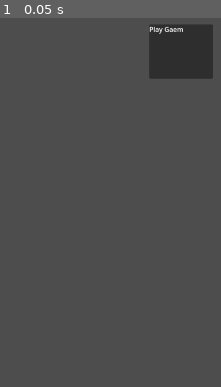
Above: before the commit, frame 1.
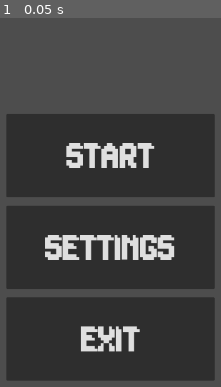
Above: after the commit, the same moment.

Repository: TresSims/Nickel2Danmaku
Game: Godot game, scene res://Levels/MainMenu/MainMenu.tscn
The game is run twice, just before and just after one commit, with the same random seed, the same clock (stepped at 60 frames per second) and the same inputs.
Inputs:
- Up to frame 1 (0.05 s): no input

The runs differ from the first frame. In frame 1, 66% of the frame differs, in the area x 3-97%, y 1-99%.

Commit message:
Created base UI Main Menu Theme

Diff:
--- a/Levels/MainMenu/Button.gd
+++ b/Levels/MainMenu/Button.gd
@@ -1,8 +1,8 @@
 extends Button
 
 func _ready():
-        print("Button Ready")
-        self.pressed.connect(self._button_pressed)
+		print("Button Ready")
+		self.pressed.connect(self._button_pressed)
 
 func _button_pressed():
-        get_tree().change_scene_to_file("res://Levels/Level1/Level1.tscn")
+		get_tree().change_scene_to_file("res://Levels/Level1/Level1.tscn")
--- a/Levels/MainMenu/MainMenu.tscn
+++ b/Levels/MainMenu/MainMenu.tscn
@@ -1,25 +1,58 @@
-[gd_scene load_steps=2 format=3 uid="uid://drpb0wnq2uww2"]
+[gd_scene load_steps=3 format=3 uid="uid://drpb0wnq2uww2"]
 
+[ext_resource type="Theme" uid="uid://52nlwpn2gx15" path="res://UI/Base Theme.tres" id="1_a2fnp"]
 [ext_resource type="Script" path="res://Levels/MainMenu/Button.gd" id="1_m3bq3"]
 
-[node name="Control" type="Control"]
-layout_mode = 3
-anchors_preset = 15
-anchor_right = 1.0
-anchor_bottom = 1.0
-grow_horizontal = 2
-grow_vertical = 2
+[node name="MarginContainer" type="MarginContainer"]
+offset_right = 1920.0
+offset_bottom = 1080.0
+size_flags_horizontal = 3
+size_flags_vertical = 3
+theme_override_constants/margin_left = 20
+theme_override_constants/margin_top = 20
+theme_override_constants/margin_right = 20
+theme_override_constants/margin_bottom = 20
 
-[node name="Button" type="Button" parent="."]
-layout_mode = 0
-offset_left = 363.0
-offset_top = 205.0
-offset_right = 516.0
-offset_bottom = 335.0
+[node name="HBoxContainer" type="HBoxContainer" parent="."]
+layout_mode = 2
+
+[node name="VBoxContainer" type="VBoxContainer" parent="HBoxContainer"]
+layout_mode = 2
+size_flags_horizontal = 3
+size_flags_vertical = 8
+theme_override_constants/separation = 20
+alignment = 1
+
+[node name="Button" type="Button" parent="HBoxContainer/VBoxContainer"]
+custom_minimum_size = Vector2(500, 200)
+layout_mode = 2
+size_flags_horizontal = 0
+theme = ExtResource("1_a2fnp")
+theme_override_font_sizes/font_size = 60
+text = " Start "
 script = ExtResource("1_m3bq3")
 
-[node name="RichTextLabel" type="RichTextLabel" parent="Button"]
-layout_mode = 0
-offset_right = 148.0
-offset_bottom = 123.0
-text = "Play Gaem"
+[node name="Button2" type="Button" parent="HBoxContainer/VBoxContainer"]
+custom_minimum_size = Vector2(500, 200)
+layout_mode = 2
+size_flags_horizontal = 0
+theme = ExtResource("1_a2fnp")
+theme_override_font_sizes/font_size = 60
+text = " Settings "
+script = ExtResource("1_m3bq3")
+
+[node name="Button3" type="Button" parent="HBoxContainer/VBoxContainer"]
+custom_minimum_size = Vector2(500, 200)
+layout_mode = 2
+size_flags_horizontal = 0
+theme = ExtResource("1_a2fnp")
+theme_override_font_sizes/font_size = 60
+text = " Exit "
+script = ExtResource("1_m3bq3")
+
+[node name="VBoxContainer2" type="VBoxContainer" parent="HBoxContainer"]
+layout_mode = 2
+size_flags_horizontal = 3
+
+[node name="Control" type="Control" parent="."]
+layout_mode = 2
--- /dev/null
+++ b/UI/Base Theme.tres
@@ -0,0 +1,7 @@
+[gd_resource type="Theme" load_steps=2 format=3 uid="uid://52nlwpn2gx15"]
+
+[ext_resource type="FontFile" uid="uid://baevfs0aif6di" path="res://UI/Fonts/H-Terminal.otf" id="1_jsfok"]
+
+[resource]
+default_font = ExtResource("1_jsfok")
+default_font_size = 12
Binary file added: UI/Fonts/H-Terminal.otf
Not shown, added: UI/Fonts/H-Terminal.otf.import
